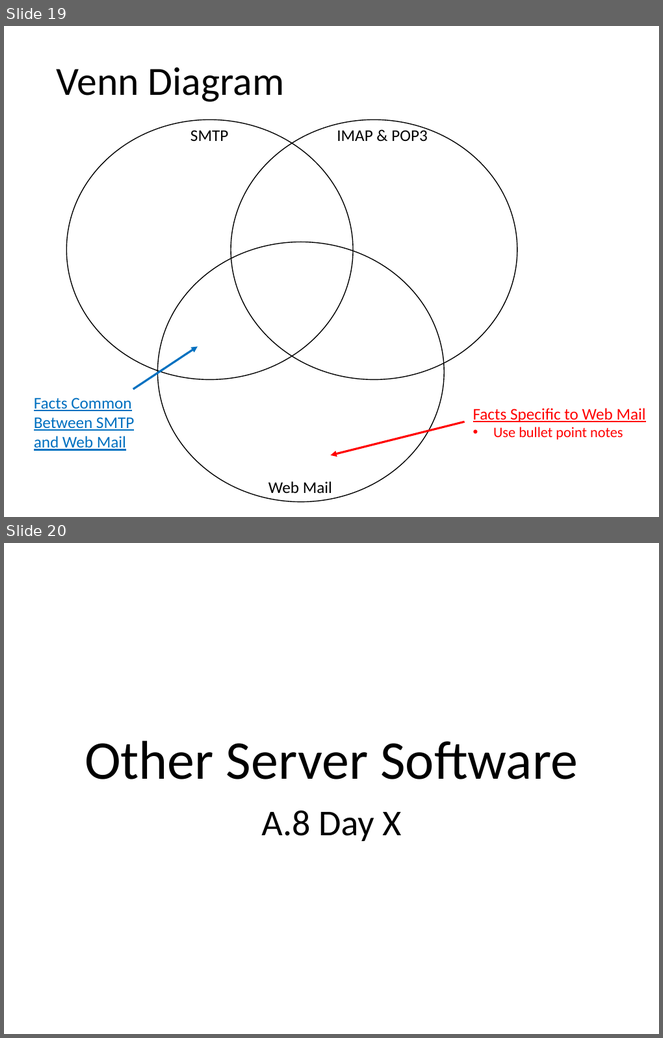
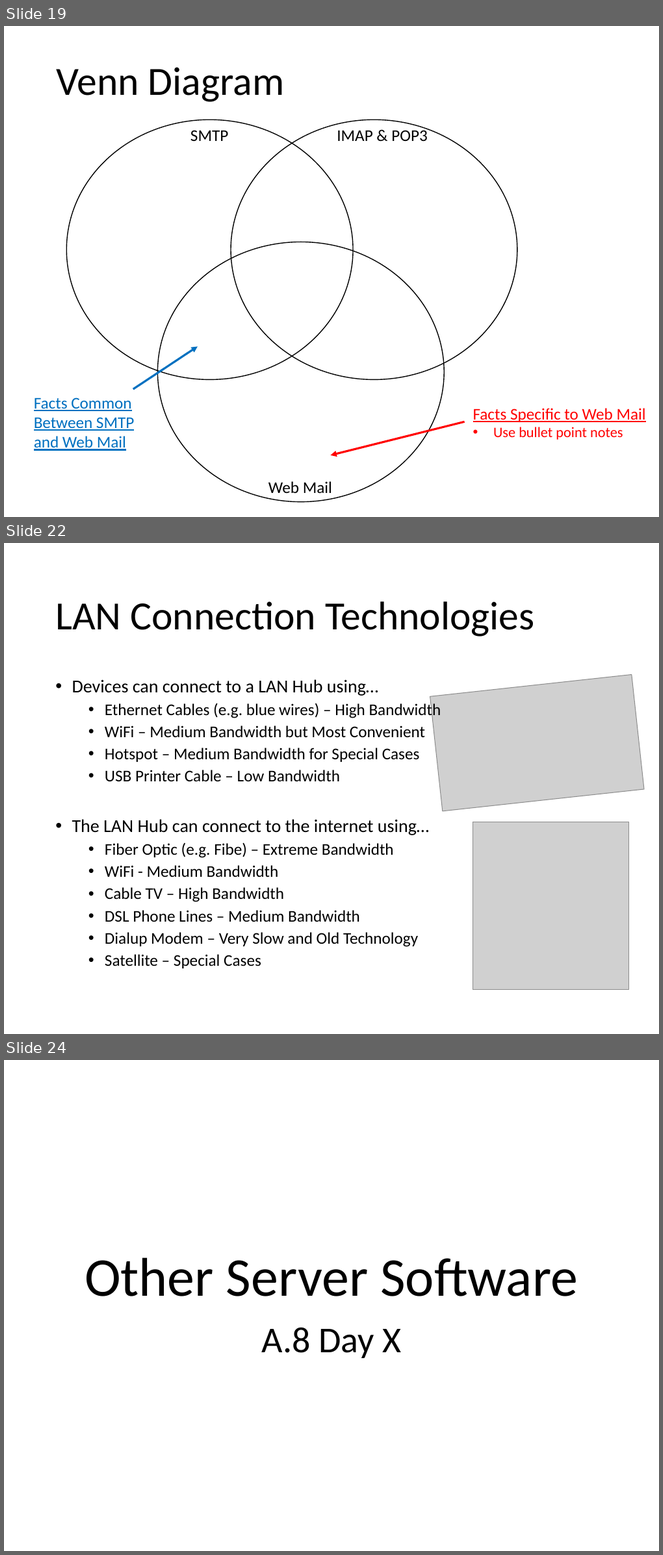
Before and after one commit to Greg5519/ICS3C0, a slide deck: Topic A Computer Systems/A.8 Lesson - World Wide Web.pptx. Shown one above the other, each under a label of ours: slides 19 and 20 before the commit, slides 19, 22 and 24 after it; the slides between them are not shown. The pictures are 663x1038 and 663x1555 pixels, drawn with LibreOffice and Linux fonts; fonts in the diff are those of the drawing; grey boxes stand for pictures. Boxes give left, top, right and bottom in pixels: in the first picture for what was removed or moved away, otherwise in the second. Text is boxed around its words. In the diff, an @@ line names an element or a change of style, - is before the commit and + after.

```diff
--- a/Topic A Computer Systems/A.8 Lesson - World Wide Web.pptx
+++ b/Topic A Computer Systems/A.8 Lesson - World Wide Web.pptx
@@ slide 22 added at box(4, 543, 659, 1034), background #FFFFFF @@
@@ title added at box(55, 601, 535, 637), 44 pt, text #000000 @@
+LAN Connection Technologies
@@ picture added at box(430, 674, 644, 811) @@
@@ text added at box(72, 679, 441, 969), 18 pt, text #000000 @@
+• Devices can connect to a LAN Hub using…
+  • Ethernet Cables (e.g. blue wires) – High Bandwidth
+  • WiFi – Medium Bandwidth but Most Convenient
+  • Hotspot – Medium Bandwidth for Special Cases
+  • USB Printer Cable – Low Bandwidth
+• The LAN Hub can connect to the internet using…
+  • Fiber Optic (e.g. Fibe) – Extreme Bandwidth
+  • WiFi - Medium Bandwidth
+  • Cable TV – High Bandwidth
+  • DSL Phone Lines – Medium Bandwidth
+  • Dialup Modem – Very Slow and Old Technology
+  • Satellite – Special Cases
@@ picture added at box(473, 822, 629, 990) @@
@@ what was slide 20 is now slide 24 @@
```
Also in this commit, not shown: 5 other slides added, 2 other files.
